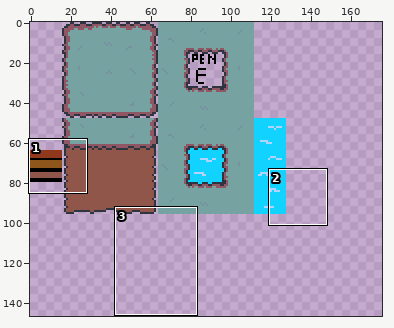
Sprite sheet: Aseprite/Terrain.png. Above, an overview of the earlier version with the close-up marked.
Close-up. The starting point:
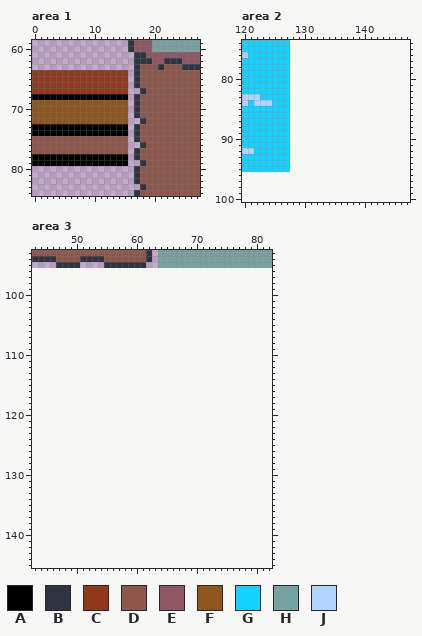
The file is 128x96 pixels. Shown: area 1: x 0..27, y 59..84; area 2: x 120..147, y 74..100; area 3: x 43..82, y 93..145. The old version is drawn lined up with the new one, on the new canvas. The wide view leaves out empty margins. The commit also changed other parts of the picture, which this record leaves out.
Palette (. is transparent): A #000000  B #2e3541  C #8f381c  D #8f5649  E #8f5663  F #8f561c  G #12d3ff  H #76a3a1  J #b1d3ff
Pixels before, area 1, first column x 0:
59 ................BEEEHHHHHHHH
60 ................BEEEHHHHHHHH
61 .................BBEEEEEEEEE
62 .................BBBEEBBBEEE
63 .................BDDDBDDDBBB
64 CCCCCCCCCCCCCCCC.BDDDDDDDDDD
65 CCCCCCCCCCCCCCCC.BDDDDDDDDDD
66 CCCCCCCCCCCCCCCC.BDDDDDDDDDD
67 CCCCCCCCCCCCCCCC..BDDDDDDDDD
68 AAAAAAAAAAAAAAAA.BDDDDDDDDDD
69 FFFFFFFFFFFFFFFF.BDDDDDDDDDD
70 FFFFFFFFFFFFFFFF.BDDDDDDDDDD
71 FFFFFFFFFFFFFFFF.BDDDDDDDDDD
72 FFFFFFFFFFFFFFFF..BDDDDDDDDD
73 AAAAAAAAAAAAAAAA.BDDDDDDDDDD
74 AAAAAAAAAAAAAAAA.BDDDDDDDDDD
75 DDDDDDDDDDDDDDDD.BDDDDDDDDDD
76 DDDDDDDDDDDDDDDD..BDDDDDDDDD
77 DDDDDDDDDDDDDDDD.BDDDDDDDDDD
78 AAAAAAAAAAAAAAAA.BDDDDDDDDDD
79 AAAAAAAAAAAAAAAA..BDDDDDDDDD
80 .................BDDDDDDDDDD
81 .................BDDDDDDDDDD
82 .................BDDDDDDDDDD
83 ..................BDDDDDDDDD
84 .................BDDDDDDDDDD
Pixels before, area 2, first column x 120:
74 GGGGGGGG
75 GGGGGGGG
76 JGGGGGGG
77 GGGGGGGG
78 GGGGGGGG
79 GGGGGGGG
80 GGGGGGGG
81 GGGGGGGG
82 GGGGGGGG
83 JJJGGGGG
84 JGJJJGGG
85 GGGGGGGG
86 GGGGGGGG
87 GGGGGGGG
88 GGGGGGGG
89 GGGGGGGG
90 GGGGGGGG
91 GGGGGGGG
92 JJGGGGGG
93 GGGGGGGG
94 GGGGGGGG
95 GGGGGGGG
Pixels before, area 3, first column x 43:
93 DDDDDDDDDDDDDDDDDDDB.HHHHHHHHHHHHHHHHHHH
94 BBBBDDDDBBBBDDDDDDDB.HHHHHHHHHHHHHHHHHHH
95 ....BBBB....BBBBBBB..HHHHHHHHHHHHHHHHHHH
Now the later version:
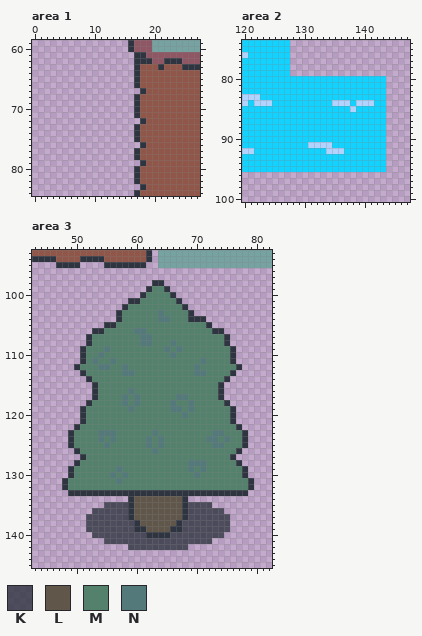
Colours new in this view: K #2e3541cb  L #605649  M #53816c  N #53797a
The edit:
canvas 128x96 -> 176x176
Changed rows in their new state; - is an unchanged pixel.
Area 1:
first column x 0:
64 ................
65 ................
66 ................
67 ................
68 ................
69 ................
70 ................
71 ................
72 ................
73 ................
74 ................
75 ................
76 ................
77 ................
78 ................
79 ................
Area 2:
first column x 128:
 80 GGGGGGGGGGGGGGGG
 81 GGGGGGGGGGGGGGGG
 82 GGGGGGGGGGGGGGGG
 83 GGGGGGGGGGGGGGGG
 84 GGGGGGGJJJGJJJGG
 85 GGGGGGGGGGJGGGGG
 86 GGGGGGGGGGGGGGGG
 87 GGGGGGGGGGGGGGGG
 88 GGGGGGGGGGGGGGGG
 89 GGGGGGGGGGGGGGGG
 90 GGGGGGGGGGGGGGGG
 91 GGGJJJJGGGGGGGGG
 92 GGGGGGJJJGGGGGGG
 93 GGGGGGGGGGGGGGGG
 94 GGGGGGGGGGGGGGGG
 95 GGGGGGGGGGGGGGGG
Area 3:
first column x 48:
 98 ---------------BB---------------
 99 --------------BMMB--------------
100 -------------BMMMMB-------------
101 -----------BBMMMMMMB------------
102 ----------BMMMMMMMMMB-----------
103 ---------BMMMMMMNMMMMB----------
104 ---------BMMMMMMNNMMMBBB--------
105 -------BBMMMMMMMMMMMMMMMB-------
106 -----BBMMMMMNNMMMMMMMMMMMBB-----
107 ----BMMMMMMMMNNMMMMMMMMMMMMB----
108 ----BMMMMMMMMNNMMMNMMMMMMMMB----
109 ---BMMMNMMMMMMMMMNMNMMMMMMMMB---
110 ---BMMNMMMMMMMMMMMNMMMMMMMMMB---
111 ---BMNMMNMMMMMMMMMMMMMMNMMMMB---
112 --BMMMNNMMNMMMMMMMMMMMNMMMMMMB--
113 ---BMMMMMMNNMMMMMMMMMMNNMMMMB---
114 ----BMMMMMMMMMMMMMMMMMMMMMMB----
115 -----BMMMMMMMMMMMMMMMMMMMMB-----
116 -----BMMMMMNMMMMMMMMMMMMMMB-----
117 -----BMMMMNMNMMMMMMNNMMMMMB-----
118 ----BMMMMMNMNMMMMMNMMNMMMMMB----
119 ---BMMMMMMMNMMMMMMNNMNMMMMMMB---
120 ---BMMMMMMMMMMMMMMMMNMMMMMMMB---
121 ---BMMMMMMMMMMMMMMMMMMMMMMMMB---
122 --BMMMMMMMMMMMMMMMMMMMMMMMMMMB--
123 -BMMMMNNNMMMMMMNMMMMMMMMMNNMMMB-
124 -BMMMMNMNMMMMMNMNMMMMMMMNNMNMMB-
125 -BMMMMMNMMMMMMNMNMMMMMMMMNNMMMB-
126 --BMMMMMMMMMMMMNMMMMMMMMMMMMMB--
127 ---BMMMMMMMMMMMMMMMMMMMMMMMMB---
128 --BMMMMMMMMMMMMMMMMMMNNNMMMMMB--
129 -BMMMMMMMNMMMMMMMMMMMNMNMMMMMMB-
130 -BMMMMMMNMNMMMMMMMMMMMNMMMMMMMB-
131 BMMMMMMMMNMMMMMMMMMMMMMMMMMMMMMB
132 BMMMMMMMMMMMMMMMMMMMMMMMMMMMMMMB
133 -BBBBBBBBBBBBBBBBBBBBBBBBBBBBBB-
134 -----------BLLLLLLLLB-----------
135 -------KKKKBLLLLLLLLBKKKK-------
136 -----KKKKKKBLLLLLLLLBKKKKKK-----
137 ----KKKKKKKBLLLLLLLLBKKKKKKK----
138 ----KKKKKKKKBLLLLLLBKKKKKKKK----
139 ----KKKKKKKKBBLLLLBBKKKKKKKK----
140 -----KKKKKKKKKBBBBKKKKKKKKK-----
141 -------KKKKKKKKKKKKKKKKKK-------
142 -----------KKKKKKKKKK-----------
Boxes around the changes in both close-ups, in picture pixels (x1, y1, x2, y2):
erased: (32, 70, 128, 166)
added: (290, 76, 386, 172)
added: (62, 280, 254, 550)
